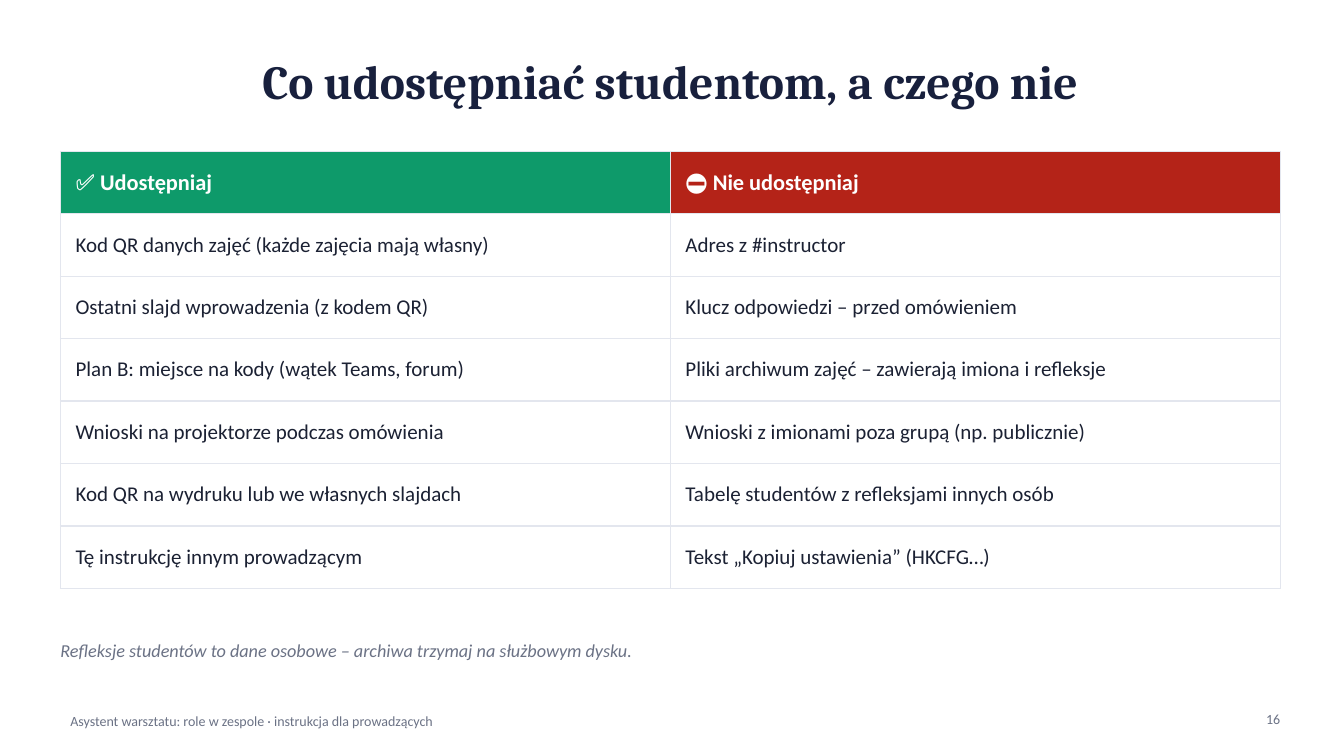
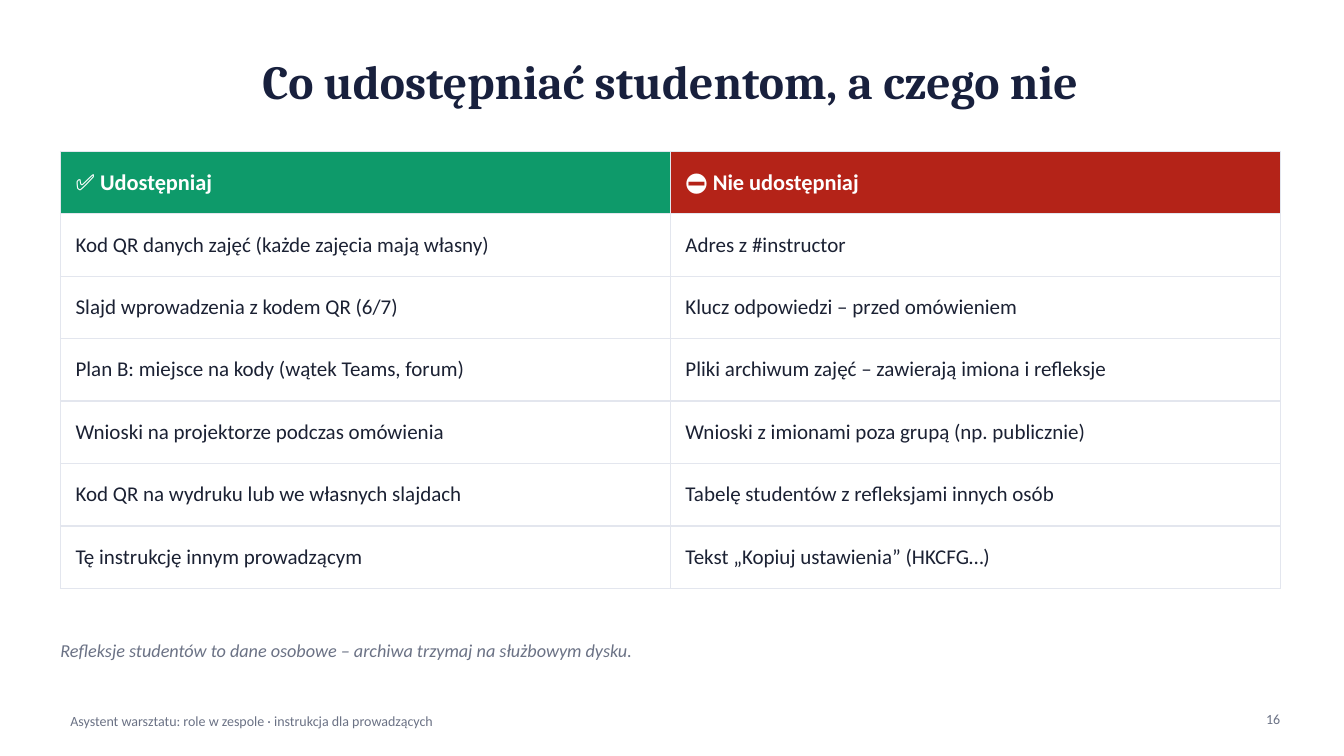
Before and after one commit to lwawrzynek/team-roles-workshop, a slide deck: slide 16 of Instrukcja-dla-prowadzacych.pptx. Drawn at 1344x756 pixels with LibreOffice and Linux fonts; fonts in the diff are those of the drawing. Boxes give left, top, right and bottom in pixels: in the first picture for what was removed or moved away, otherwise in the second. Text is boxed around its words. In the diff, an @@ line names an element or a change of style, - is before the commit and + after.

```diff
--- a/Instrukcja-dla-prowadzacych.pptx
+++ b/Instrukcja-dla-prowadzacych.pptx
@@ table at (60, 151, 1280, 572) @@
-row 3, column 1: Ostatni slajd wprowadzenia (z kodem QR)
+row 3, column 1: Slajd wprowadzenia z kodem QR (6/7)
```
Also in this commit, not shown: 2 other slides changed, 1 other file.
